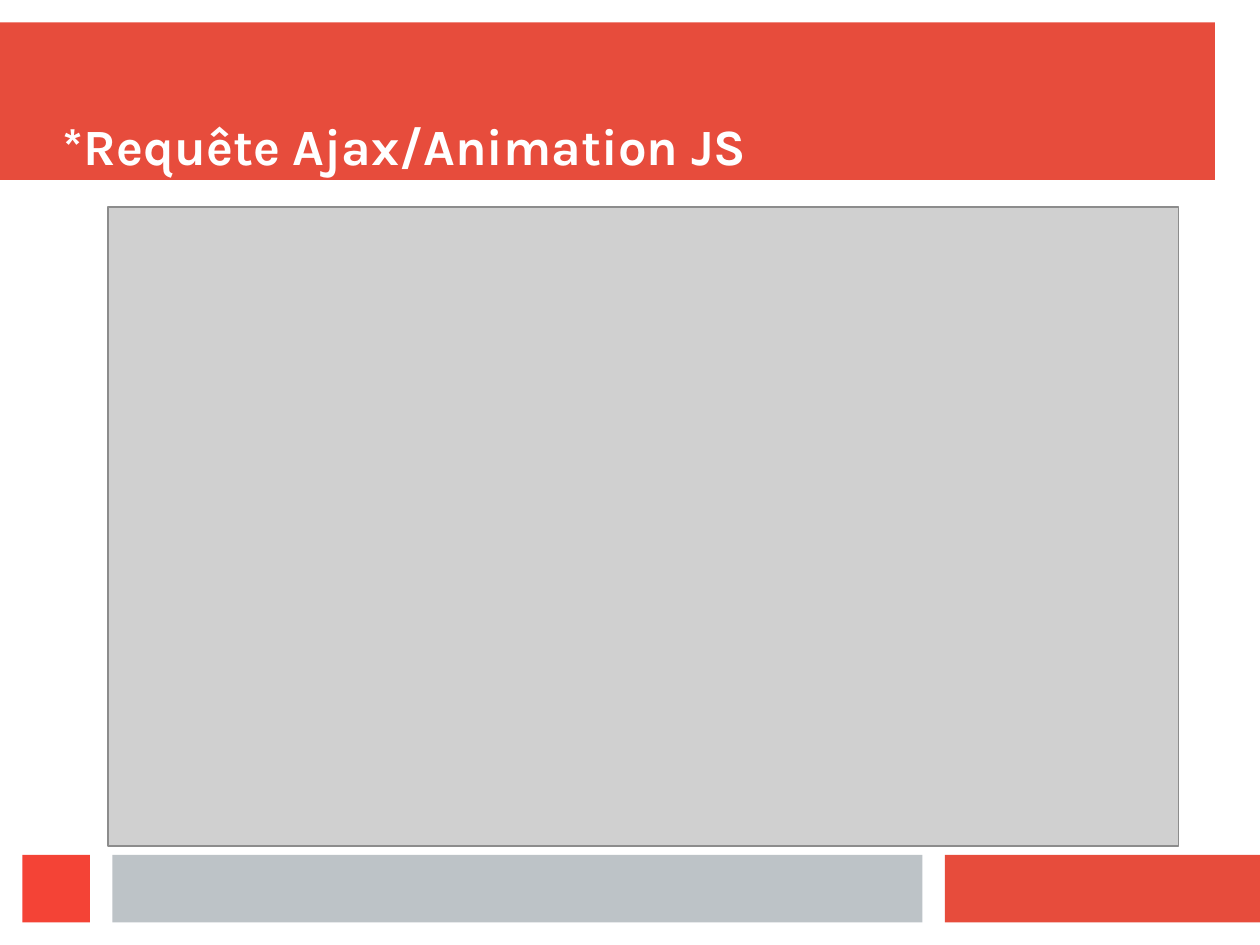
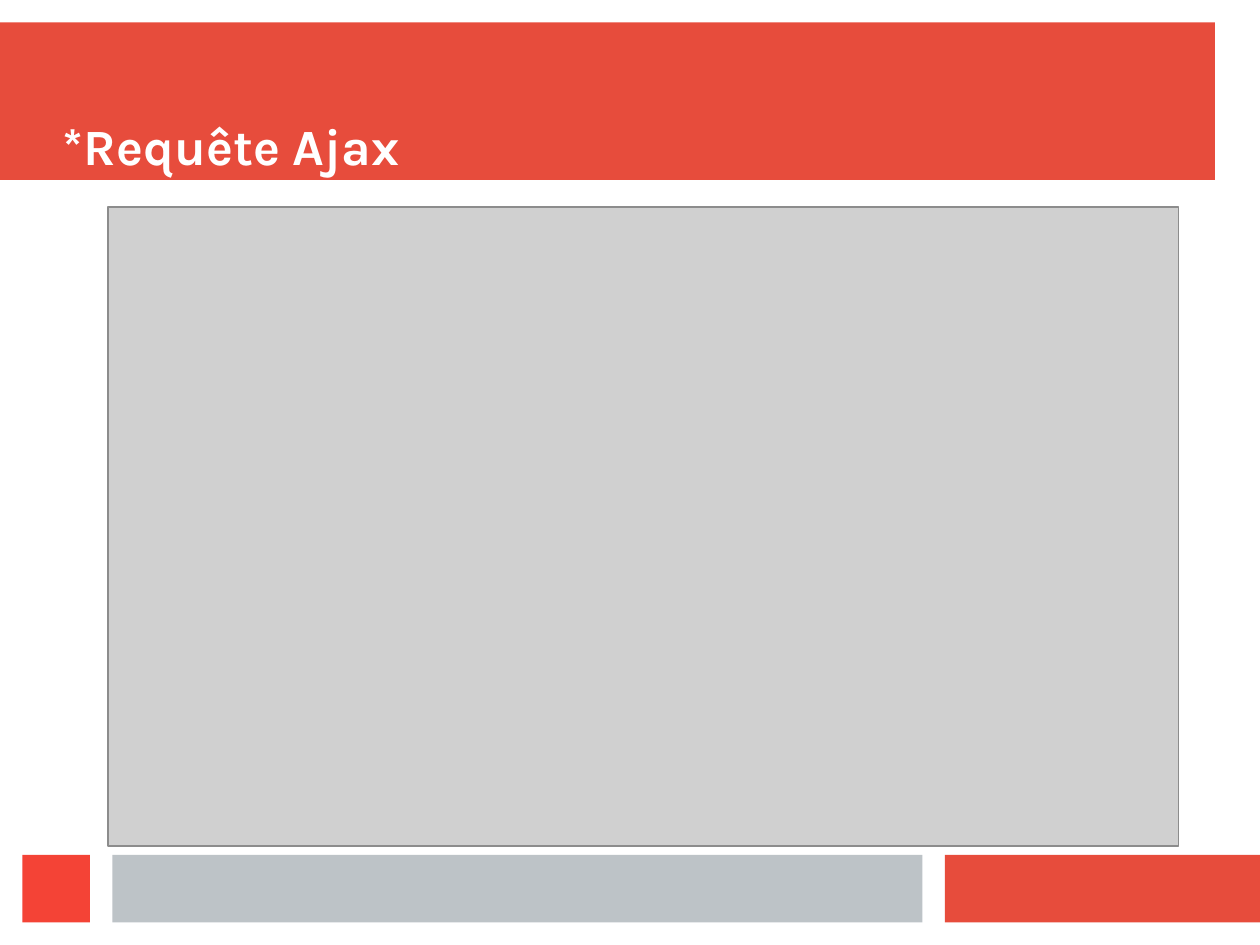
Before and after one commit to Wanbli83470/P7_ESTIVAL_THOMAS, a slide deck: slide 5 of SLIDE.odp. Drawn at 1260x945 pixels with LibreOffice and Linux fonts; fonts in the diff are those of the drawing; grey boxes stand for pictures. Boxes give left, top, right and bottom in pixels: in the first picture for what was removed or moved away, otherwise in the second. Text is boxed around its words. In the diff, an @@ line names an element or a change of style, - is before the commit and + after.

```diff
--- a/SLIDE.odp
+++ b/SLIDE.odp
@@ title at (63,126,400,177): text changed @@
-*Requête Ajax/Animation JS
+*Requête Ajax
```
Also in this commit, not shown: 3 other slides changed, 1 slide added.
